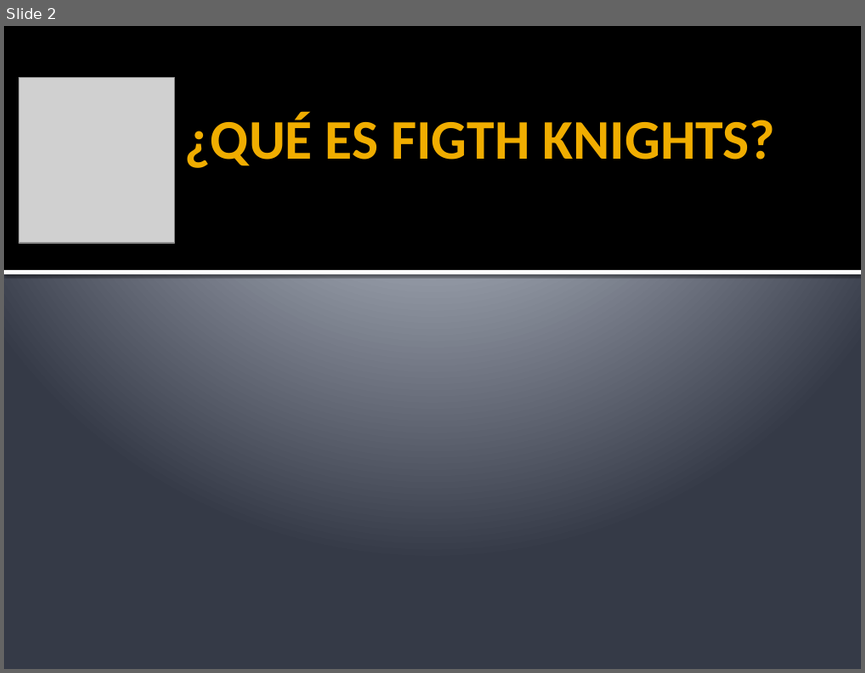
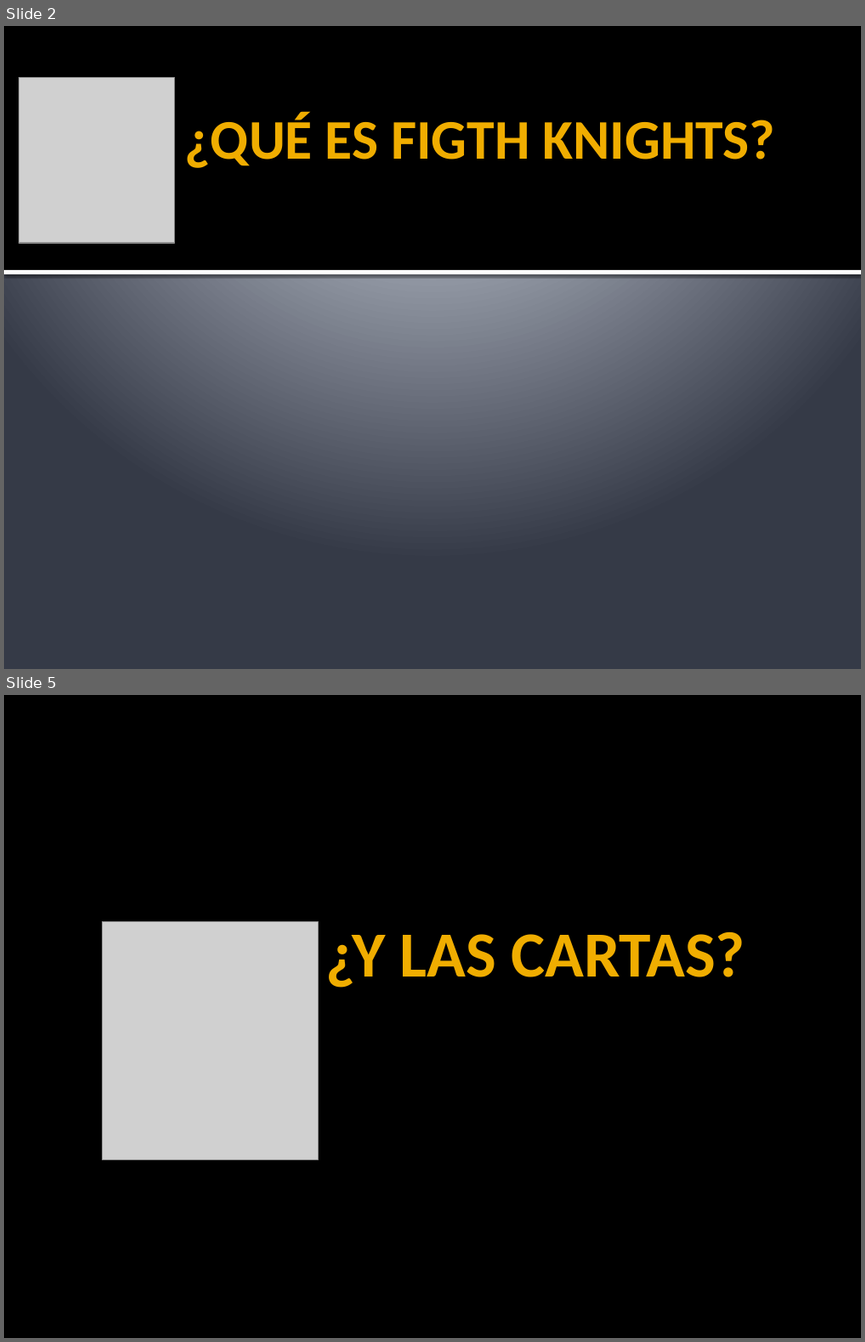
Before and after one commit to TecnologiaVideojuegos/proyecto-videojuego-equipod, a slide deck: PRESENTACIÓN/Presentación videojuegos.pptx. Shown one above the other, each under a label of ours: slide 2 before the commit, slides 2 and 5 after it; the slides between them are not shown. The pictures are 865x673 and 865x1342 pixels, drawn with LibreOffice and Linux fonts; fonts in the diff are those of the drawing; grey boxes stand for pictures. Boxes give left, top, right and bottom in pixels: in the first picture for what was removed or moved away, otherwise in the second. Text is boxed around its words. In the diff, an @@ line names an element or a change of style, - is before the commit and + after.

```diff
--- a/PRESENTACIÓN/Presentación videojuegos.pptx
+++ b/PRESENTACIÓN/Presentación videojuegos.pptx
@@ slide 5 added at [4, 695, 861, 1338], background #000000 @@
@@ picture added at [102, 922, 318, 1159] @@
@@ text added at [326, 931, 744, 987], 54 pt, text #F0AD00, bold @@
+¿Y LAS CARTAS?
```
Also in this commit, not shown: 6 other slides added, 1 slide removed.
